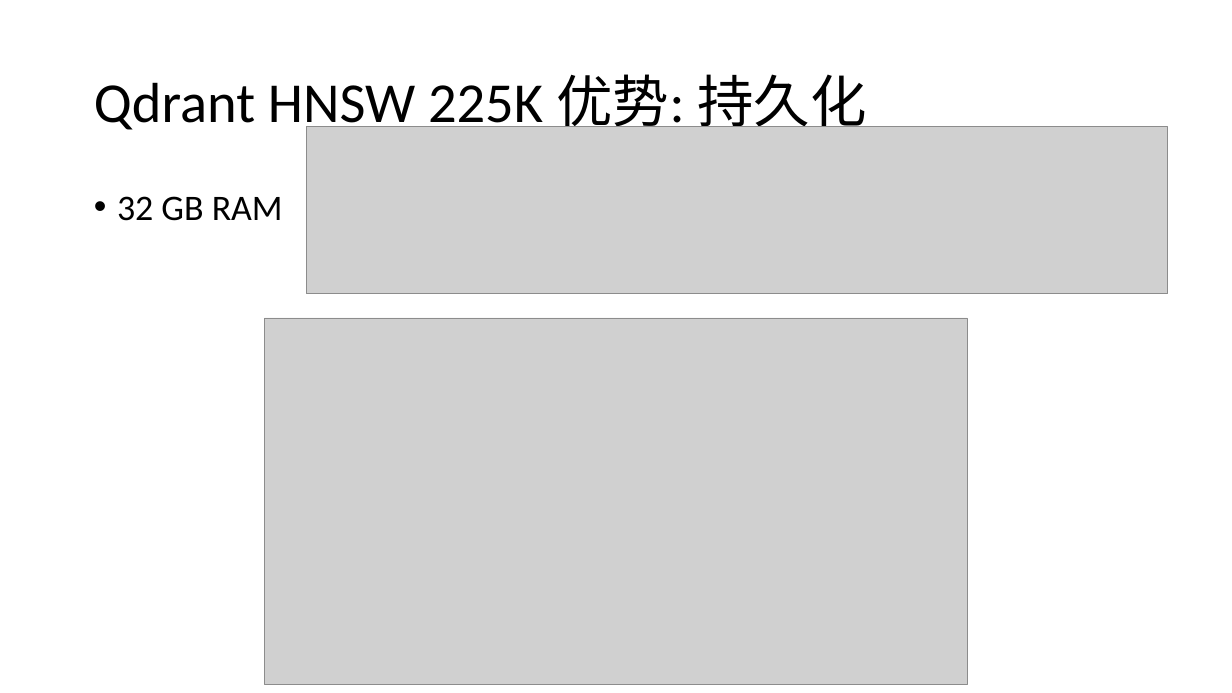
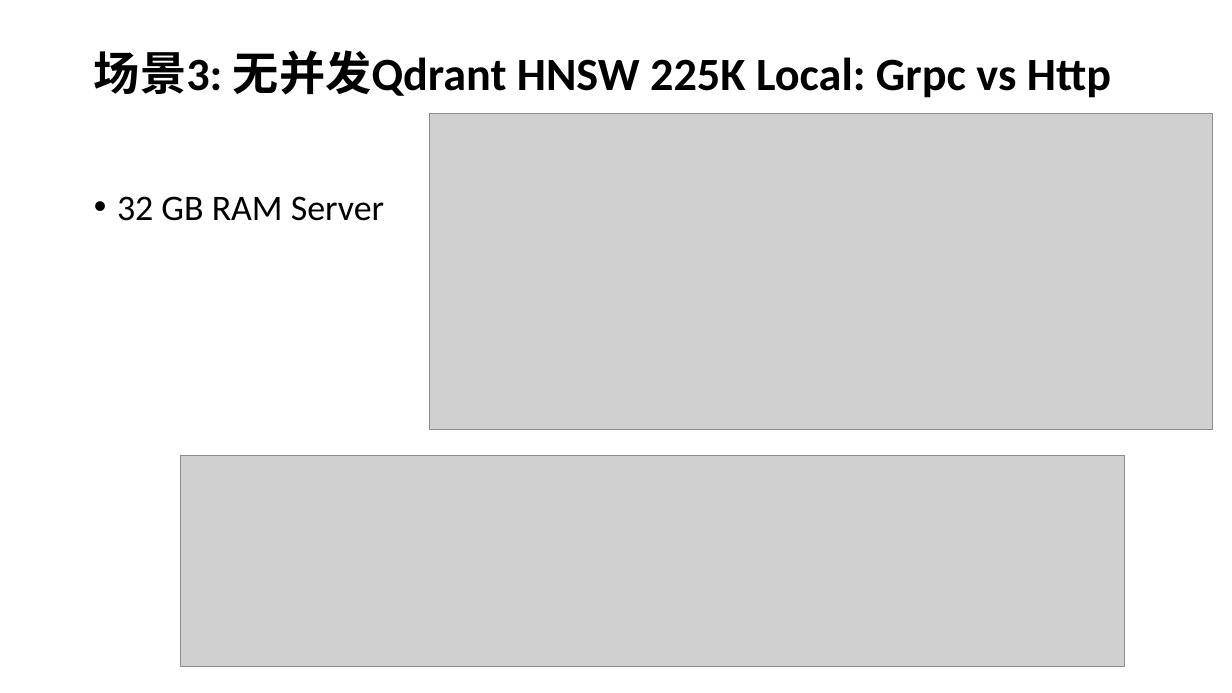
Before and after one commit to AwesomeYuer/PostgreSQL.PgVector.Performance, a slide deck: slide 15 of Vector.DataBases.And.Performance.Awesome.Yuer.pptx (slide 14 before the commit). Drawn at 1232x693 pixels with LibreOffice and Linux fonts; fonts in the diff are those of the drawing; grey boxes stand for pictures. Boxes give left, top, right and bottom in pixels: in the first picture for what was removed or moved away, otherwise in the second. Text is boxed around its words. In the diff, an @@ line names an element or a change of style, - is before the commit and + after.

```diff
--- a/Vector.DataBases.And.Performance.Awesome.Yuer.pptx
+++ b/Vector.DataBases.And.Performance.Awesome.Yuer.pptx
@@ title at (x1=94, y1=50, x2=1111, y2=98): text changed; size 44 to 36 pt; bold on @@
-Qdrant HNSW 225K 优势: 持久化
+场景3: 无并发Qdrant HNSW 225K Local: Grpc vs Http
@@ picture added at (x1=430, y1=114, x2=1213, y2=430) @@
@@ picture removed at (x1=306, y1=127, x2=1168, y2=294) @@
@@ text at (x1=117, y1=196, x2=384, y2=221): text changed @@
-• 32 GB RAM
+• 32 GB RAM Server
@@ picture removed at (x1=265, y1=318, x2=968, y2=685) @@
@@ picture added at (x1=180, y1=456, x2=1125, y2=666) @@
```
Also in this commit, not shown: 1 slide added.
